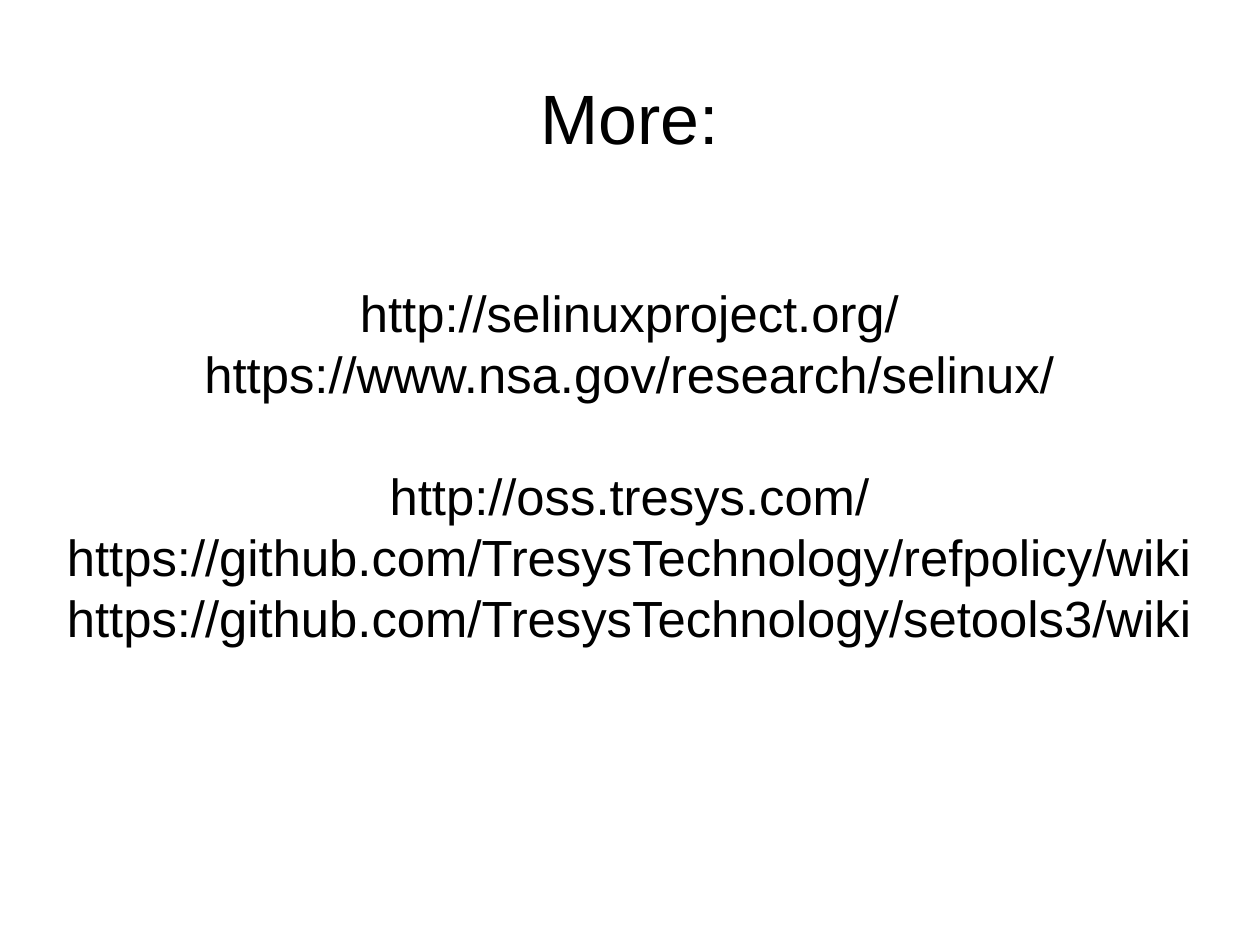
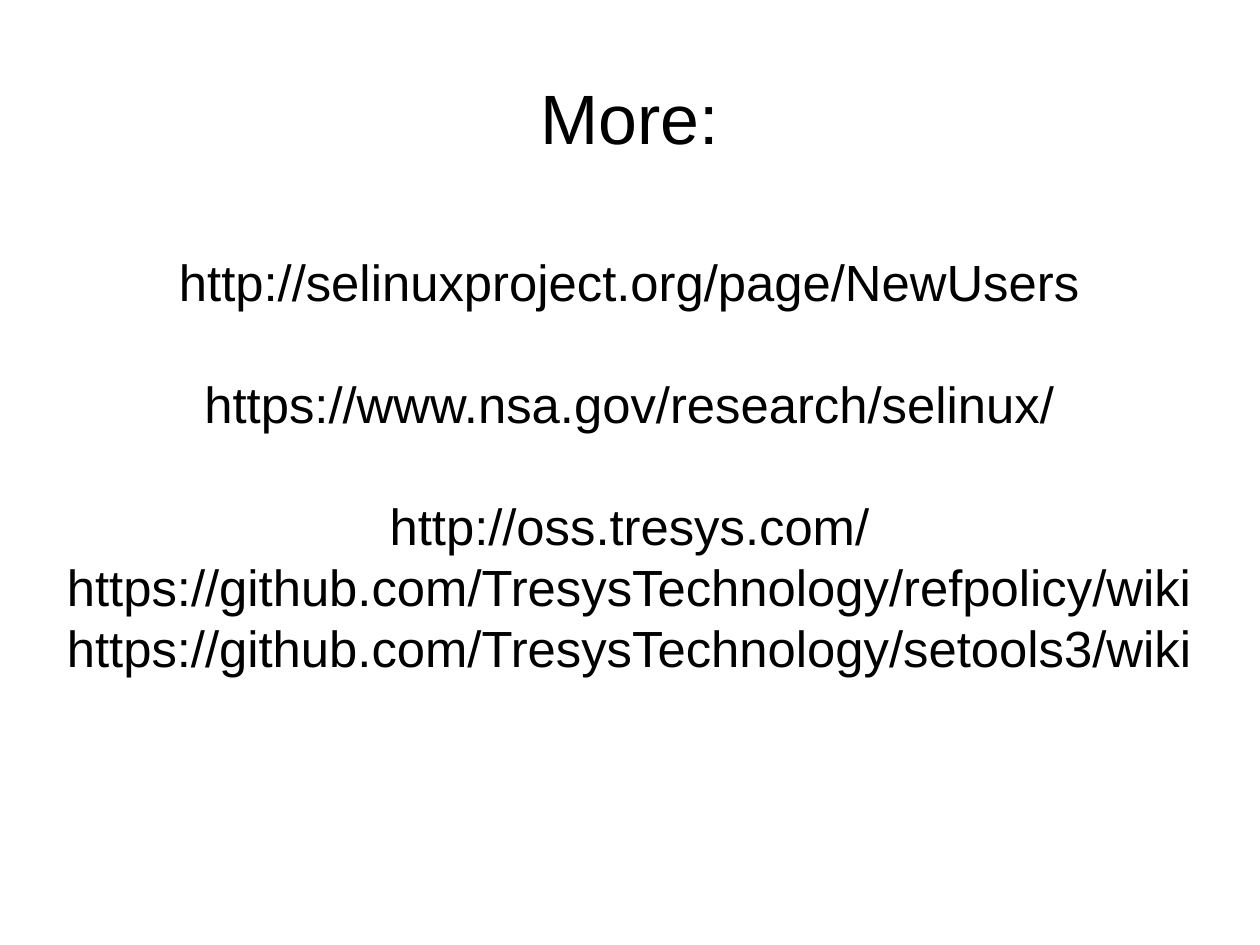
Before and after one commit to laubersm/LauberSolutions, a slide deck: slide 37 of SELinux/ItsAboutTheLabels-screen4-3.odp (slide 31 before the commit). Drawn at 1260x945 pixels with LibreOffice and Linux fonts; fonts in the diff are those of the drawing. Boxes give left, top, right and bottom in pixels: in the first picture for what was removed or moved away, otherwise in the second. Text is boxed around its words. In the diff, an @@ line names an element or a change of style, - is before the commit and + after.

```diff
--- a/SELinux/ItsAboutTheLabels-screen4-3.odp
+++ b/SELinux/ItsAboutTheLabels-screen4-3.odp
@@ subtitle at (179,264,1079,312): text changed @@
-http://selinuxproject.org/
+http://selinuxproject.org/page/NewUsers
```
Also in this commit, not shown: 7 other slides changed, 6 slides added, 2 other files.
